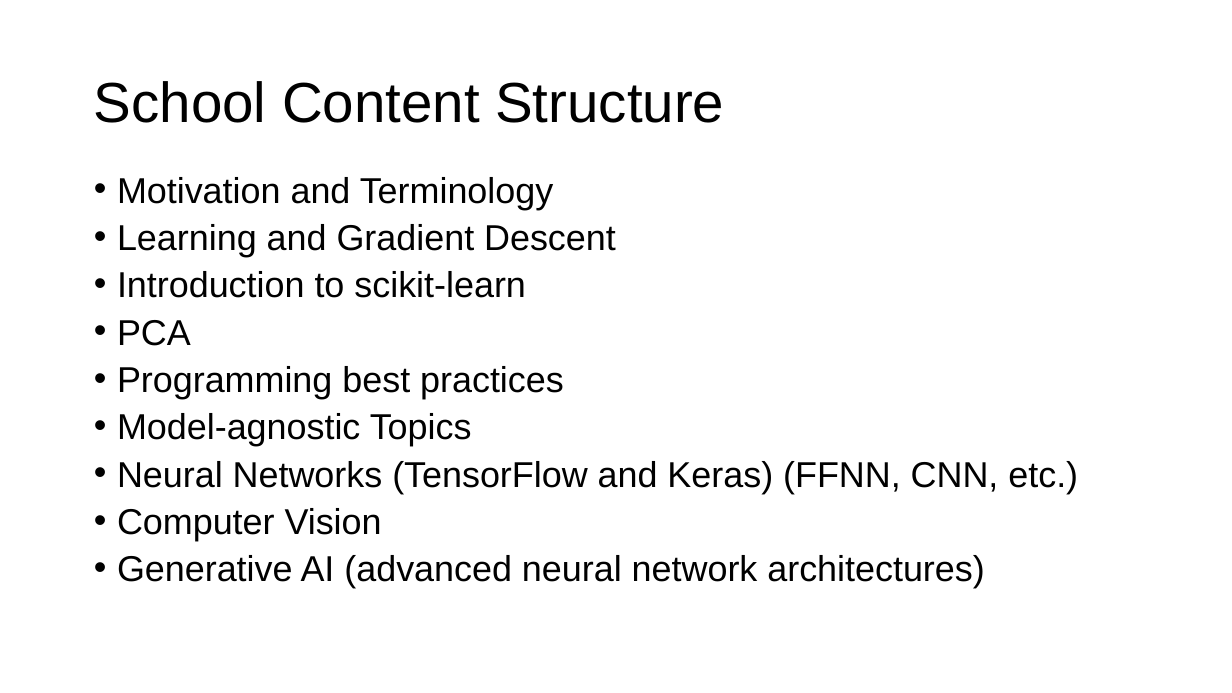
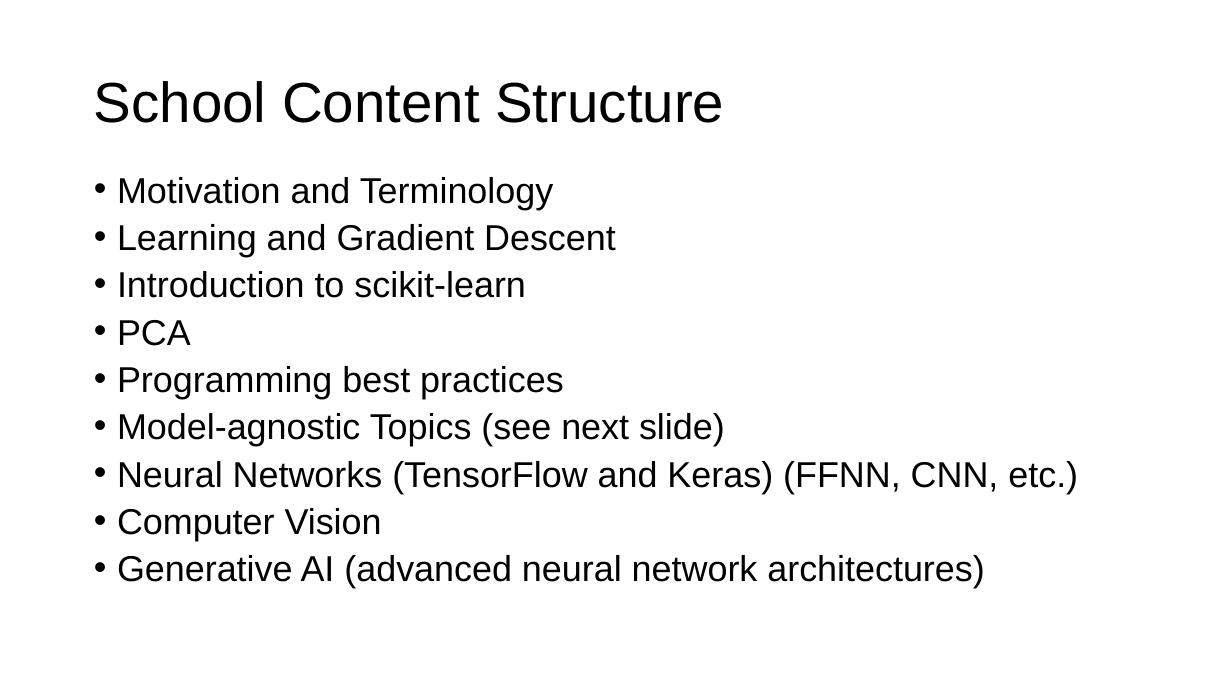
Before and after one commit to toelt-llc/MACHINE-LEARNING-SCHOOL-INAF, a slide deck: slide 2 of DAY1/_00 - Motivation/motivation.pptx. Drawn at 1232x693 pixels with LibreOffice and Linux fonts; fonts in the diff are those of the drawing. Boxes give left, top, right and bottom in pixels: in the first picture for what was removed or moved away, otherwise in the second. Text is boxed around its words. In the diff, an @@ line names an element or a change of style, - is before the commit and + after.

Commit message:
Updated presentations

```diff
--- a/DAY1/_00 - Motivation/motivation.pptx
+++ b/DAY1/_00 - Motivation/motivation.pptx
@@ text at (117, 413, 725, 446): text changed @@
-• Model-agnostic Topics
+• Model-agnostic Topics (see next slide)
```
Also in this commit, not shown: 7 other files.
